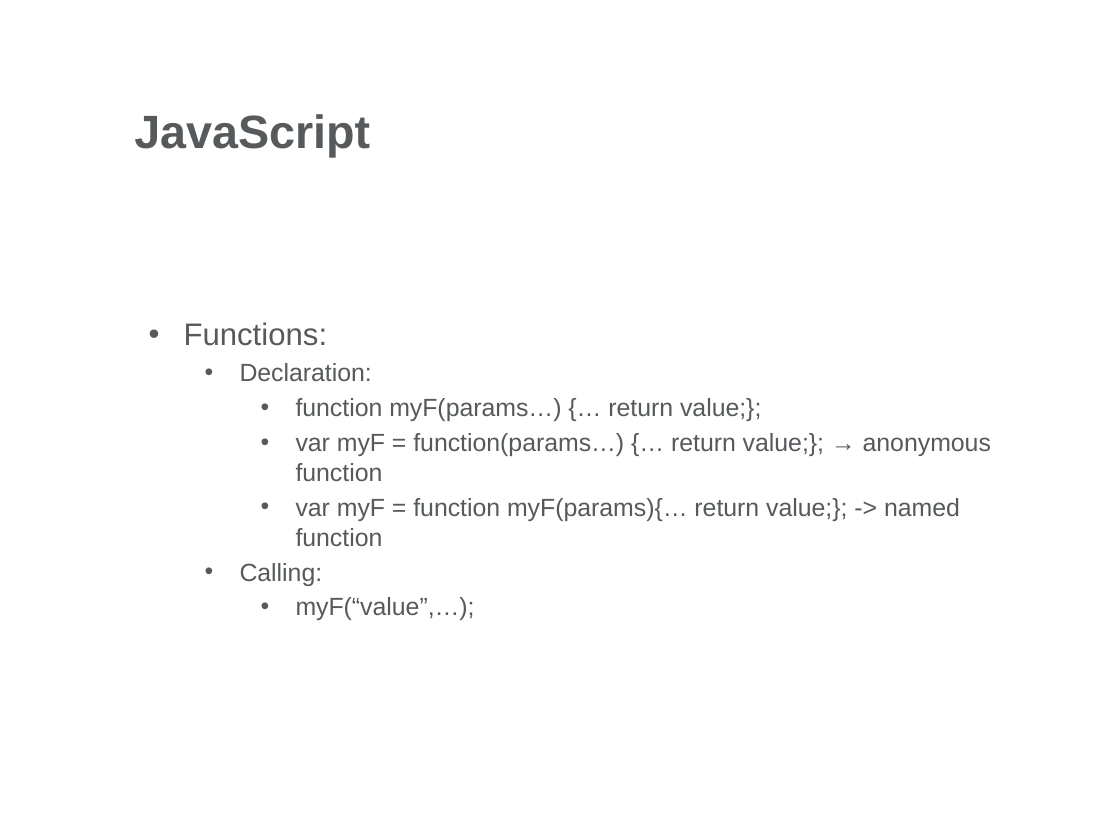
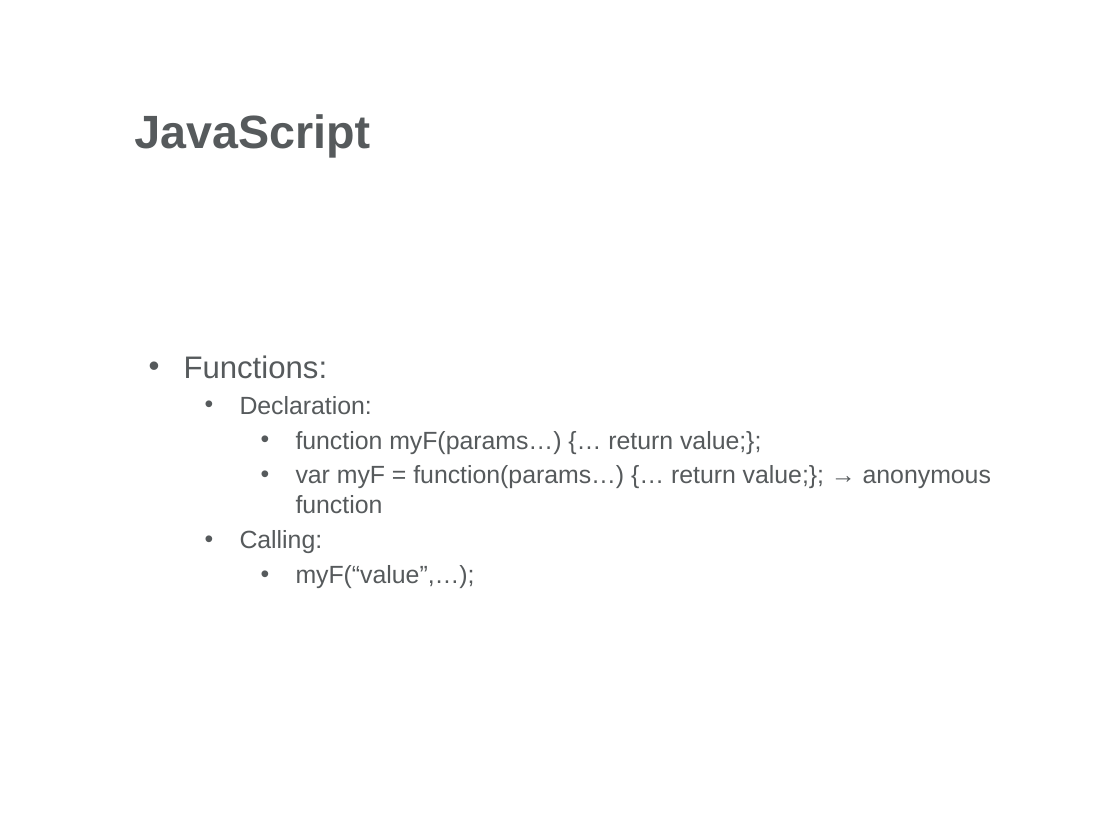
Before and after one commit to rykymaru/FrontendDocs, a slide deck: slide 22 of Day1/Day1 - Frontend Dev Basics.pptx. Drawn at 1120x840 pixels with LibreOffice and Linux fonts; fonts in the diff are those of the drawing; background and template pictures are left out. Boxes give left, top, right and bottom in pixels: in the first picture for what was removed or moved away, otherwise in the second. Text is boxed around its words. In the diff, an @@ line names an element or a change of style, - is before the commit and + after.

Commit message:
modified ppt

```diff
--- a/Day1/Day1 - Frontend Dev Basics.pptx
+++ b/Day1/Day1 - Frontend Dev Basics.pptx
@@ text at (x1=296, y1=498, x2=960, y2=546): paragraph removed @@
-    • var myF = function myF(params){… return value;}; -> named function
```
